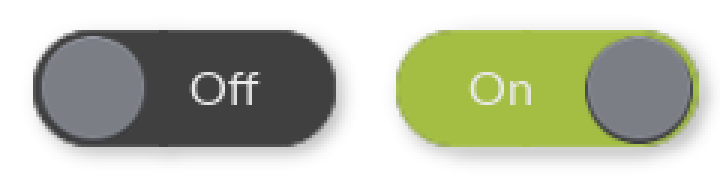
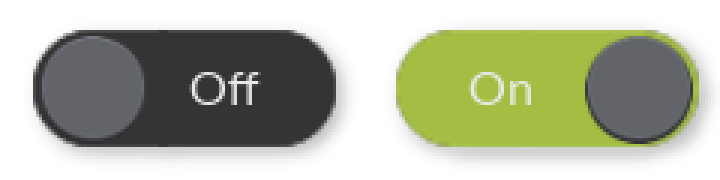
Two versions of the same layered image (720x180). Layer-by-layer changes:
removed layer "Pasted Layer copy #2" over (x1=585, y1=36, x2=693, y2=144)
painted on "Pasted Layer copy #1" over (x1=39, y1=36, x2=693, y2=144)
painted on "Pasted Layer #7" over (x1=33, y1=30, x2=336, y2=147)
